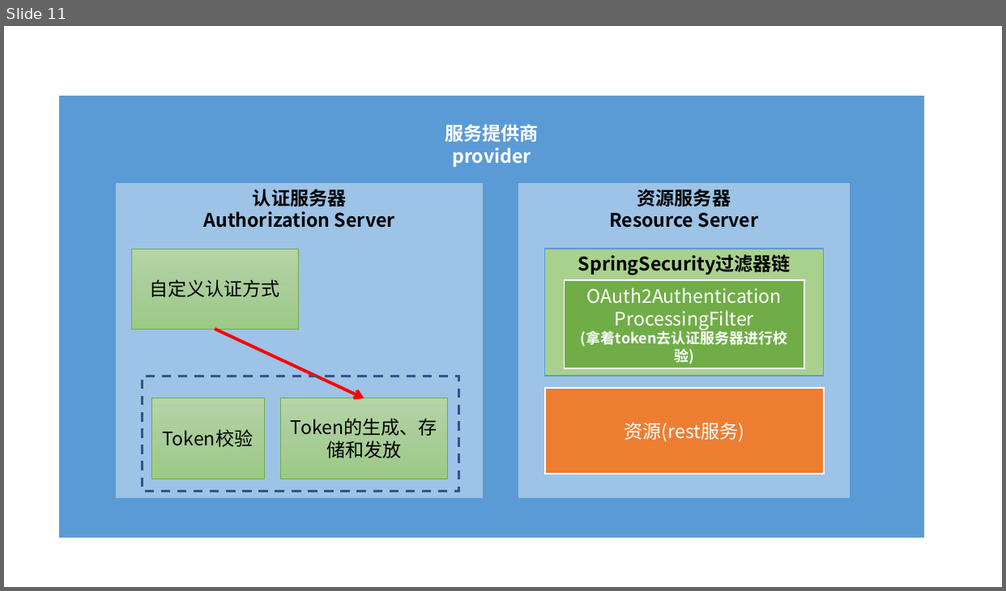
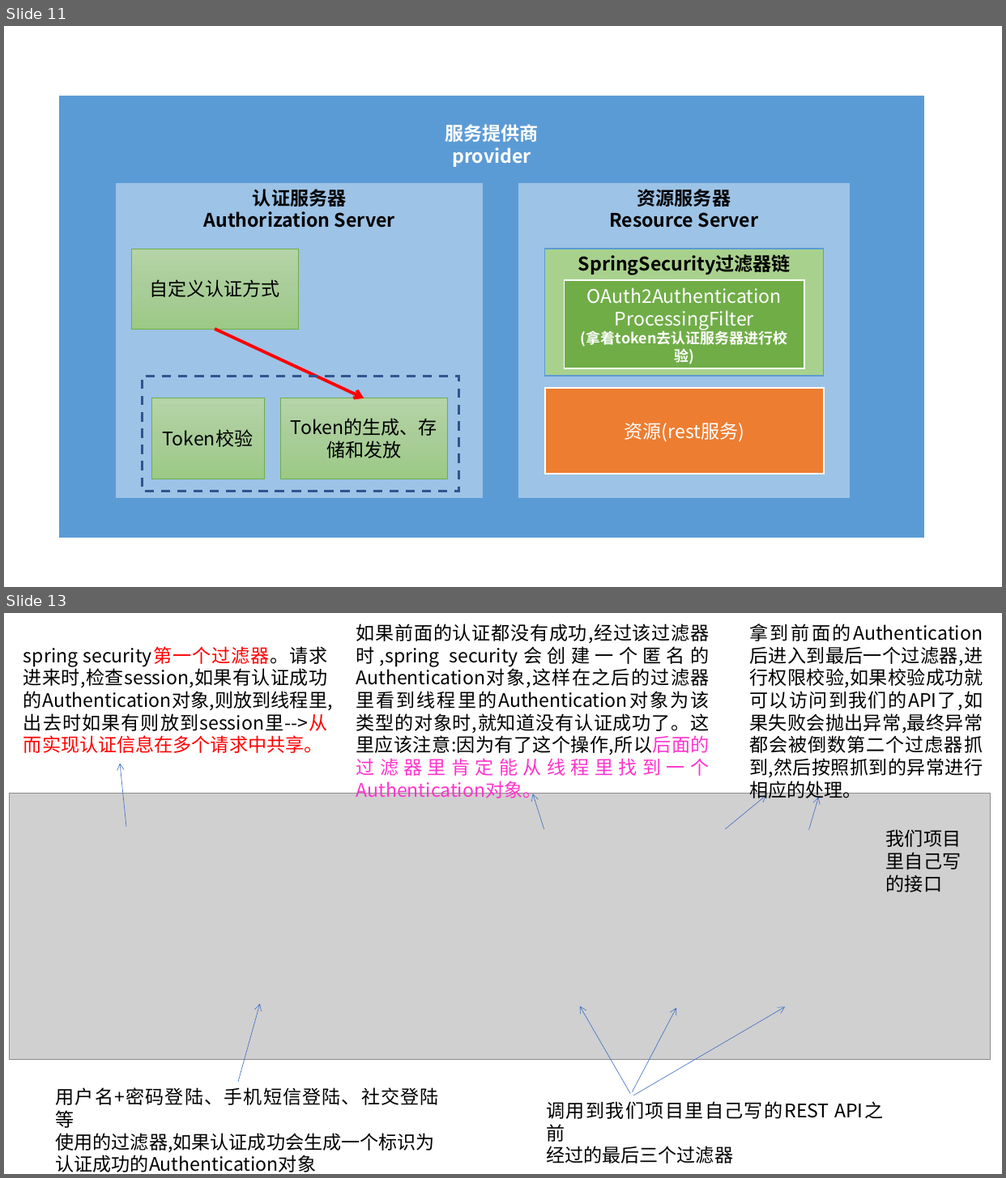
Before and after one commit to nieandsun/security, a slide deck: nrsc-security-core/src/main/resources/docs/表单登陆认证、spring-security原理图.pptx. Shown one above the other, each under a label of ours: slide 11 before the commit, slides 11 and 13 after it; the slides between them are not shown. The pictures are 1006x591 and 1006x1178 pixels, drawn with LibreOffice and Linux fonts; fonts in the diff are those of the drawing; grey boxes stand for pictures. Boxes give left, top, right and bottom in pixels: in the first picture for what was removed or moved away, otherwise in the second. Text is boxed around its words. In the diff, an @@ line names an element or a change of style, - is before the commit and + after.

Commit message:
【spring security授权】--- spring security授权核心源码解读

```diff
--- a/nrsc-security-core/src/main/resources/docs/表单登陆认证、spring-security原理图.pptx
+++ b/nrsc-security-core/src/main/resources/docs/表单登陆认证、spring-security原理图.pptx
@@ slide 13 added at (4, 613, 1002, 1174), background #FFFFFF @@
@@ text added at (356, 624, 710, 802), 18 pt, text #000000 @@
+如果前面的认证都没有成功,经过该过滤器时,spring security会创建一个匿名的Authentication对象,这样在之后的过滤器里看到线程里的Authentication对象为该类型的对象时,就知道没有认证成功了。这里应该注意:因为有了这个操作,所以后面的过滤器里肯定能从线程里找到一个Authentication对象。
@@ text added at (749, 624, 982, 802), 18 pt, text #000000 @@
+拿到前面的Authentication后进入到最后一个过滤器,进行权限校验,如果校验成功就可以访问到我们的API了,如果失败会抛出异常,最终异常都会被倒数第二个过虑器抓到,然后按照抓到的异常进行相应的处理。
@@ text added at (23, 646, 333, 753), 18 pt, text #000000 @@
+spring security第一个过滤器。请求进来时,检查session,如果有认证成功的Authentication对象,则放到线程里,出去时如果有则放到session里-->从而实现认证信息在多个请求中共享。
@@ arrow added from (126, 827) to (120, 764), #4472C4 0.5 pt @@
@@ picture added at (9, 794, 990, 1060) @@
@@ arrow added from (543, 829) to (533, 794), #4472C4 0.5 pt @@
@@ arrow added from (726, 829) to (766, 796), #4472C4 0.5 pt @@
@@ arrow added from (809, 830) to (819, 797), #4472C4 0.5 pt @@
@@ text added at (886, 829, 961, 892), 18 pt, text #000000 @@
+我们项目里自己写的接口
@@ arrow added from (238, 1082) to (260, 1003), #4472C4 0.5 pt @@
@@ arrow added from (631, 1094) to (580, 1006), #4472C4 0.5 pt @@
@@ arrow added from (632, 1093) to (676, 1008), #4472C4 0.5 pt @@
@@ arrow added from (633, 1096) to (785, 1007), #4472C4 0.5 pt @@
@@ text added at (56, 1088, 439, 1173), 18 pt, text #000000 @@
+用户名+密码登陆、手机短信登陆、社交登陆等
+使用的过滤器,如果认证成功会生成一个标识为
+认证成功的Authentication对象
@@ text added at (546, 1101, 829, 1164), 18 pt, text #000000 @@
+调用到我们项目里自己写的REST API之前
+经过的最后三个过滤器
```
Also in this commit, not shown: 1 other slide added.
